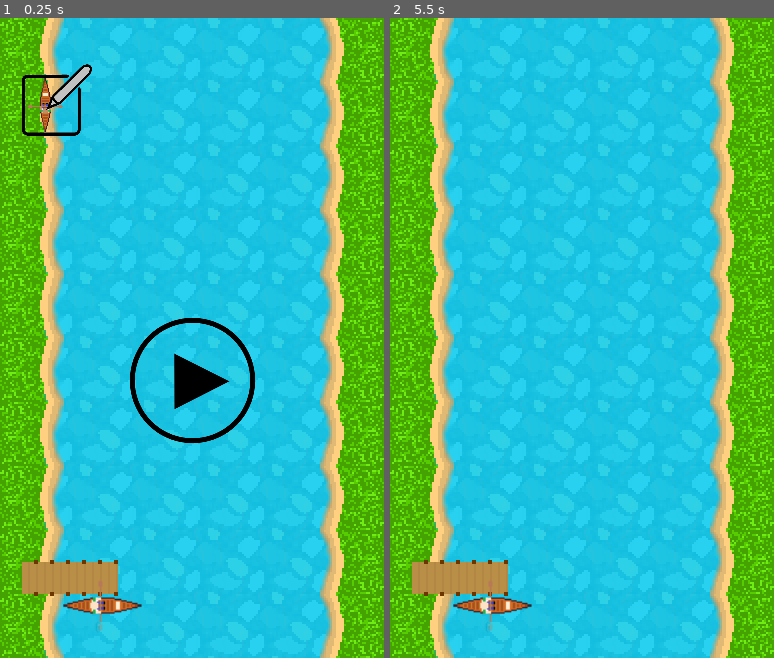
Above: before the commit, frames 1-2 (left to right).
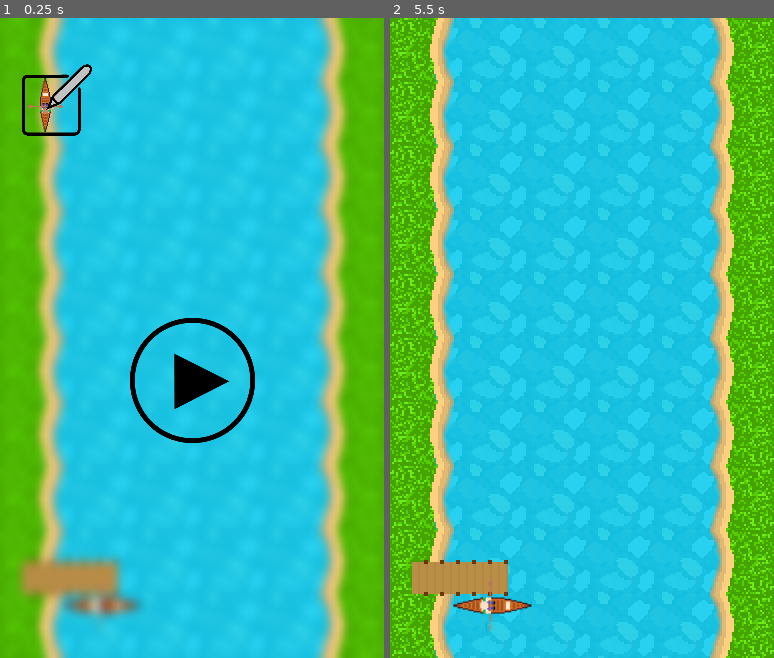
Above: after the commit, the same moments.

Repository: Sean-PB/MyProjects
Game: Godot game, scene res://Main.tscn
Same seed, same stepped clock (60 frames per second), same inputs: the game is played once before the commit and once after it. Sound files missing from this copy of the repository are replaced by a short silence.
Inputs (mouse positions are in pixels of both pictures, inside the frame that each line leads up to):
- Up to frame 1 (0.25 s): no input
- Up to frame 2 (5.5 s): tap Enter at 0.5, 2, 3.5 s; move the mouse to (666, 306) at 0.52 s; click (666, 306) at 0.67 s; tap Space at 1.25, 2.75, 4.25 s; drag from (505, 370) to (562, 466) at 1.27 s; move the mouse to (620, 197) at 2.02 s; click (620, 197) at 2.17 s; drag from (562, 466) to (466, 242) at 2.77 s; move the mouse to (697, 434) at 3.52 s; click (697, 434) at 3.67 s; drag from (466, 242) to (524, 178) at 4.27 s; move the mouse to (601, 338) at 5.02 s; click (601, 338) at 5.17 s

The runs differ from the first frame. In frame 1, 15% of the frame differs, in the area x 0-100%, y 0-100%; in frame 2, nothing differs.
Error in both runs: Invalid operands 'String' and 'Nil' in operator '+'. (res://Player.gd:81)

Commit message:
Pause Screen Blur Effect
Screen blurs when paused and before game has started now.

Diff:
--- a/GodotProjects/Relaxing River/Main.gd
+++ b/GodotProjects/Relaxing River/Main.gd
@@ -43,7 +43,6 @@
 		$Player.leave_dock(delta)
 		if $Player.position.y < 475:
 			playing = true
-			$Camera2D.current = true
 
 	if playing == true:
 		$Camera2D/Pause.show()
@@ -55,11 +54,12 @@
 func _on_Start_released():
 	# Show things
 	$Player.show()
-	$Start.hide()
+	$Camera2D/Start.hide()
 	$Camera2D/EditCharacter.hide()
 	started = true
 	# Play music (CHANGE TO BE RANDOM SONG ORDER LATER) !!!!!!!!!!!!!!!!!!!!!!!!!!!!!!!!!!!!!
 	$Music.play()
+	$Camera2D/Blur.visible = false
 
 
 func _on_Pause_released():
@@ -68,6 +68,7 @@
 	$Camera2D/Pause.hide()
 	$Camera2D/Play.show()
 	$Camera2D/EditCharacter.show()
+	$Camera2D/Blur.visible = true
 
 
 
@@ -78,6 +79,7 @@
 	$Camera2D/Play.hide()
 	$Camera2D/CharacterSelection.hide()
 	$Camera2D/EditCharacter.hide()
+	$Camera2D/Blur.visible = false
 
 
 func _on_EditCharacter_released():
--- a/GodotProjects/Relaxing River/Main.tscn
+++ b/GodotProjects/Relaxing River/Main.tscn
@@ -8,6 +8,21 @@
 [ext_resource path="res://Art/Menus/play.png" type="Texture" id=6]
 [ext_resource path="res://Art/World/Dock.png" type="Texture" id=7]
 [ext_resource path="res://Art/Menus/edit.png" type="Texture" id=8]
+
+[sub_resource type="Shader" id=1]
+code = "shader_type canvas_item;
+
+uniform float blur: hint_range(0.0, 5) = 0.0;
+
+void fragment(){
+	vec4 color = texture(SCREEN_TEXTURE, SCREEN_UV, blur);
+	COLOR = color;
+}"
+custom_defines = ""
+
+[sub_resource type="ShaderMaterial" id=2]
+shader = SubResource( 1 )
+shader_param/blur = 2.0
 
 [node name="Main" type="Node2D"]
 script = ExtResource( 4 )
@@ -28,23 +43,24 @@
 rotation = 1.5708
 scale = Vector2( 0.675, 0.675 )
 
-[node name="Start" type="TouchScreenButton" parent="."]
-position = Vector2( 130, 300 )
-scale = Vector2( 0.25, 0.25 )
-normal = ExtResource( 6 )
-
 [node name="Camera2D" type="Camera2D" parent="."]
 position = Vector2( 192, 475 )
 scale = Vector2( 0.5, 0.5 )
 offset = Vector2( 0, -155 )
 rotating = true
+current = true
 
-[node name="EditCharacter" type="TouchScreenButton" parent="Camera2D"]
-pause_mode = 2
-position = Vector2( -340, -865 )
-rotation = 3.78956e-13
-scale = Vector2( 0.3, 0.3 )
-normal = ExtResource( 8 )
+[node name="Blur" type="ColorRect" parent="Camera2D"]
+material = SubResource( 2 )
+margin_left = -384.0
+margin_top = -950.0
+margin_right = 381.0
+margin_bottom = 381.0
+rect_scale = Vector2( 1.00409, 0.961829 )
+color = Color( 1, 1, 1, 0 )
+__meta__ = {
+"_edit_use_anchors_": false
+}
 
 [node name="CharacterSelection" parent="Camera2D" instance=ExtResource( 1 )]
 pause_mode = 2
@@ -64,12 +80,24 @@
 scale = Vector2( 0.22, 0.22 )
 normal = ExtResource( 6 )
 
+[node name="Start" type="TouchScreenButton" parent="Camera2D"]
+position = Vector2( -124, -350 )
+scale = Vector2( 0.5, 0.5 )
+normal = ExtResource( 6 )
+
+[node name="EditCharacter" type="TouchScreenButton" parent="Camera2D"]
+pause_mode = 2
+position = Vector2( -340, -865 )
+rotation = 3.78956e-13
+scale = Vector2( 0.3, 0.3 )
+normal = ExtResource( 8 )
+
 [node name="Music" type="AudioStreamPlayer" parent="."]
 stream = ExtResource( 2 )
 volume_db = -20.0
 [connection signal="screen_exited" from="Dock/VisibilityNotifier2D" to="." method="_on_VisibilityNotifier2D_screen_exited"]
-[connection signal="released" from="Start" to="." method="_on_Start_released"]
-[connection signal="released" from="Camera2D/EditCharacter" to="." method="_on_EditCharacter_released"]
 [connection signal="released" from="Camera2D/Pause" to="." method="_on_Pause_released"]
 [connection signal="released" from="Camera2D/Play" to="." method="_on_Play_released"]
+[connection signal="released" from="Camera2D/Start" to="." method="_on_Start_released"]
+[connection signal="released" from="Camera2D/EditCharacter" to="." method="_on_EditCharacter_released"]
 [connection signal="finished" from="Music" to="." method="_on_Music_finished"]
Not shown: 1 places in GodotProjects/Relaxing River/Main.tscn that only renumber resources
